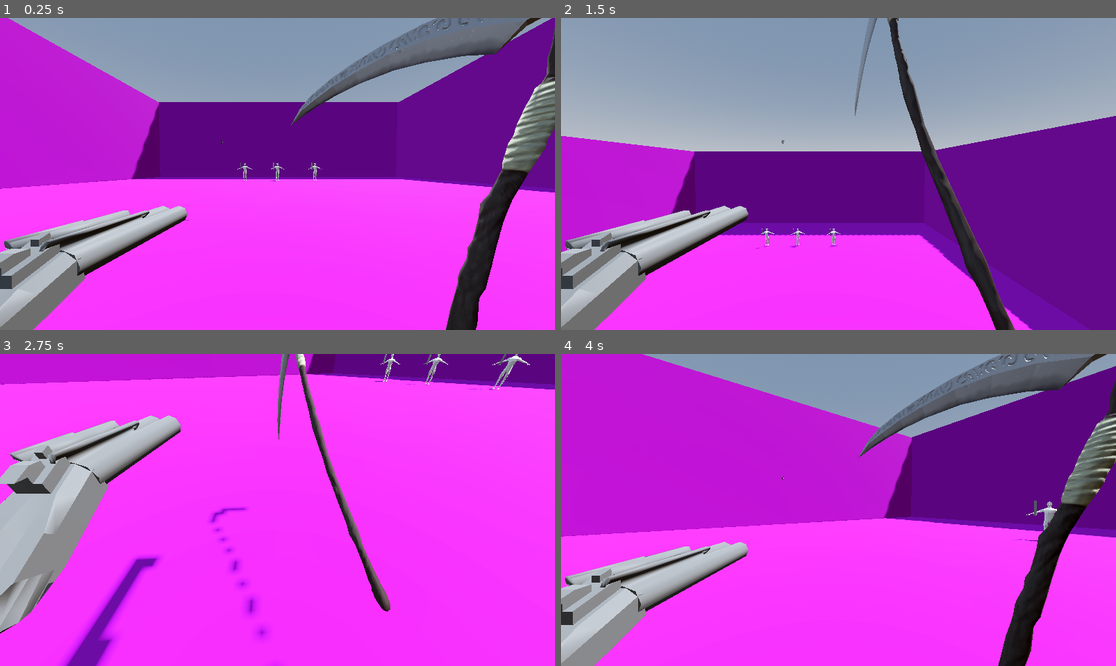
Above: before the commit, frames 1-4 (two rows, left to right).
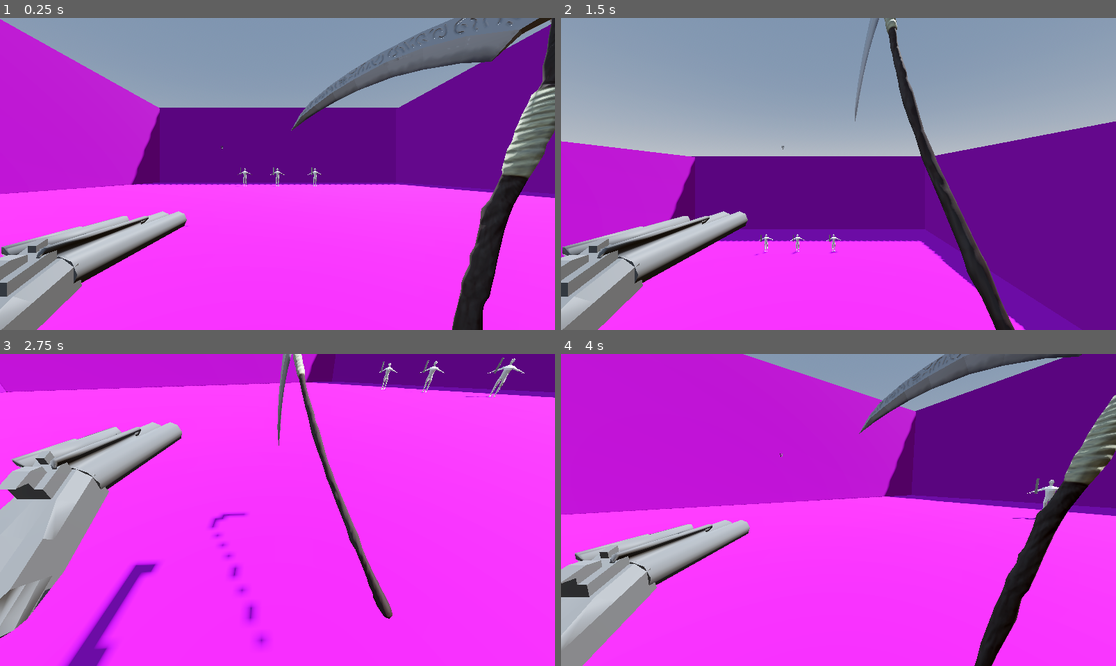
Above: after the commit, the same moments.

Repository: SeminixDev/pandora-boomer-shooter
Game: Godot game, scene res://World/world.tscn
Two runs of this game, one before a commit and one after it. Both use one fixed random seed, a clock stepped at 60 frames per second and the inputs below.
Inputs:
- Up to frame 1 (0.25 s): no input
- Up to frame 2 (1.5 s): tap Enter at 0.5 s; hold Right (right1) 0.53-1.28 s; hold S (down2) 0.53-1.28 s; hold Down (down1) from 1.28 s (still down); tap S (down2) at 1.35 s
- Up to frame 3 (2.75 s): release Down (down1) at 2.03 s; hold Right (right1) from 2.03 s (still down); hold A (left2) from 2.03 s (still down); tap S (down2) at 2.3 s
- Up to frame 4 (4 s): release Right (right1) at 2.78 s; release A (left2) at 2.78 s; hold Up (up1) 2.78-3.53 s; tap D (right2) at 2.85 s; tap S (down2) at 3.05 s; hold Left (left1) from 3.53 s (still down); hold S (down2) from 3.53 s (still down); tap W (up2) at 3.6 s

The runs differ from the first frame. In frame 1, 12% of the frame differs, in the area x 0-100%, y 0-100%; in frame 2, 8.8%; in frame 3, 9.6%; in frame 4, 29%.

Commit message:
Bugs & Tweaks

Diff:
--- a/Enemy/enemy.gd
+++ b/Enemy/enemy.gd
@@ -53,6 +53,12 @@
 	# Move toward target if exists
 	if target:
 		move_toward_target(delta)
+	else:
+		# Apply friction so they slide to a halt if they lose the player while moving
+		velocity.x = move_toward(velocity.x, 0, friction * delta)
+		velocity.z = move_toward(velocity.z, 0, friction * delta)
+
+	move_and_slide()
 
 # --- Movement ---
 
@@ -72,7 +78,6 @@
 		look_target.y = global_position.y
 		if global_position.distance_to(look_target) > 0.1:
 			look_at(look_target, Vector3.UP)
-		var direction = global_position.direction_to(target.global_position)
 
 	#  Apply movement physics
 	if ai_direction != Vector3.ZERO:
@@ -93,8 +98,6 @@
 	# Return if player killed & scene was reloaded
 	if not is_inside_tree():
 		return
-
-	move_and_slide()
 
 # --- Attacking ---
 
--- a/Player/player.gd
+++ b/Player/player.gd
@@ -8,6 +8,15 @@
 @export var acceleration : float = 100.0
 @export var friction : float = 100.0
 @export var turn_speed : float = 3.0 # Radians per second
+
+@export_subgroup("Attack Movement Tuning")
+@export var quick_lunge_force: float = 20.0
+@export var heavy_leap_upward_force: float = 15.0
+@export var heavy_leap_forward_force: float = 5.0
+@export var heavy_slam_downward_force: float = 40.0
+@export var heavy_slam_speed_multiplier: float = 1.5
+@export var heavy_slam_camera_angle: float = -40.0
+@export var camera_tilt_speed: float = 100.0
 
 @export_group("Stats")
 @export var max_health: int = 100
@@ -86,7 +95,7 @@
 
 func move(delta: float, speed_multiplier: float = 1.0) -> void:
 
-	# 1. Handle Rotation (Turning)
+	# Handle Rotation (Turning)
 	if Input.is_action_pressed("left2"):
 		rotate_y(turn_speed * delta)
 	if Input.is_action_pressed("right2"):
@@ -120,8 +129,8 @@
 		velocity.x = move_toward(velocity.x, 0, friction * delta)
 		velocity.z = move_toward(velocity.z, 0, friction * delta)
 
-	# Move camera back when not heavy slamming
-	camera.rotation_degrees.x = move_toward(original_camera_rotation_x, -40.0, 100 * delta)
+	# Smoothly move camera back to original rotation when not heavy slamming
+	camera.rotation_degrees.x = move_toward(camera.rotation_degrees.x, original_camera_rotation_x, camera_tilt_speed * delta)
 
 	# Execute Movement
 	move_and_slide()
@@ -160,14 +169,14 @@
 func start_quick_attack() -> void:
 	current_state = State.QUICK_ATTACK
 	time_since_last_melee = 0.0
-	velocity += -transform.basis.z * 20.0
+	velocity += -transform.basis.z * quick_lunge_force
 	scythe.play_quick_attack()
 
 func start_heavy_leap() -> void:
 	current_state = State.HEAVY_LEAP
 	time_since_last_melee = 0.0
-	velocity.y += 15.0
-	velocity += -transform.basis.z * 5.0
+	velocity.y += heavy_leap_upward_force
+	velocity += -transform.basis.z * heavy_leap_forward_force
 	scythe.play_heavy_leap()
 
 func start_heavy_slam() -> void:
@@ -175,8 +184,8 @@
 	velocity = Vector3.ZERO # Kill momentum before plunging
 
 func handle_heavy_slam(delta: float) -> void:
-	# Face camera downward
-	camera.rotation_degrees.x = move_toward(camera.rotation_degrees.x, -40.0, 100 * delta)
+	# Face camera downward smoothly
+	camera.rotation_degrees.x = move_toward(camera.rotation_degrees.x, heavy_slam_camera_angle, camera_tilt_speed * delta)
 
 	# Plunge velocity (Down + Camera Forward/Backward/Strafe control)
 	var input_direction := Vector3.ZERO
@@ -188,10 +197,10 @@
 	if input_direction.length() > 0:
 		input_direction = input_direction.normalized()
 
-	var target_vel = input_direction * (speed * 1.5) # Allow fast air control
+	var target_vel = input_direction * (speed * heavy_slam_speed_multiplier)
 	velocity.x = move_toward(velocity.x, target_vel.x, acceleration * delta)
 	velocity.z = move_toward(velocity.z, target_vel.z, acceleration * delta)
-	velocity.y = -40.0 # Extreme downward force
+	velocity.y = -heavy_slam_downward_force
 
 	move_and_slide()
 
